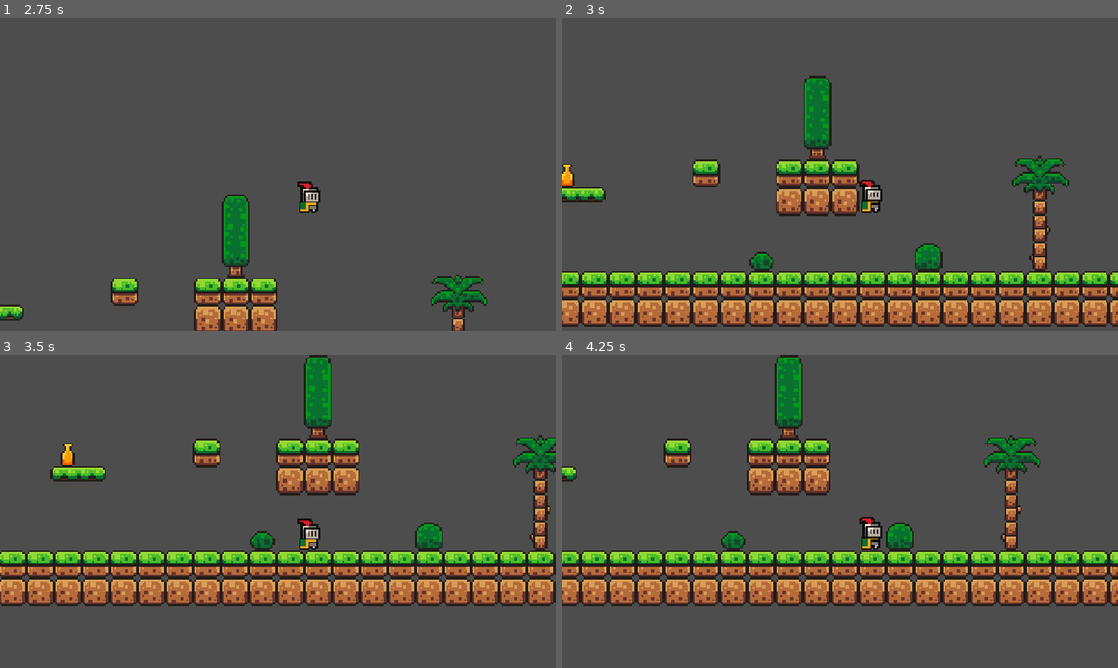
Above: before the commit, frames 1-4 (two rows, left to right).
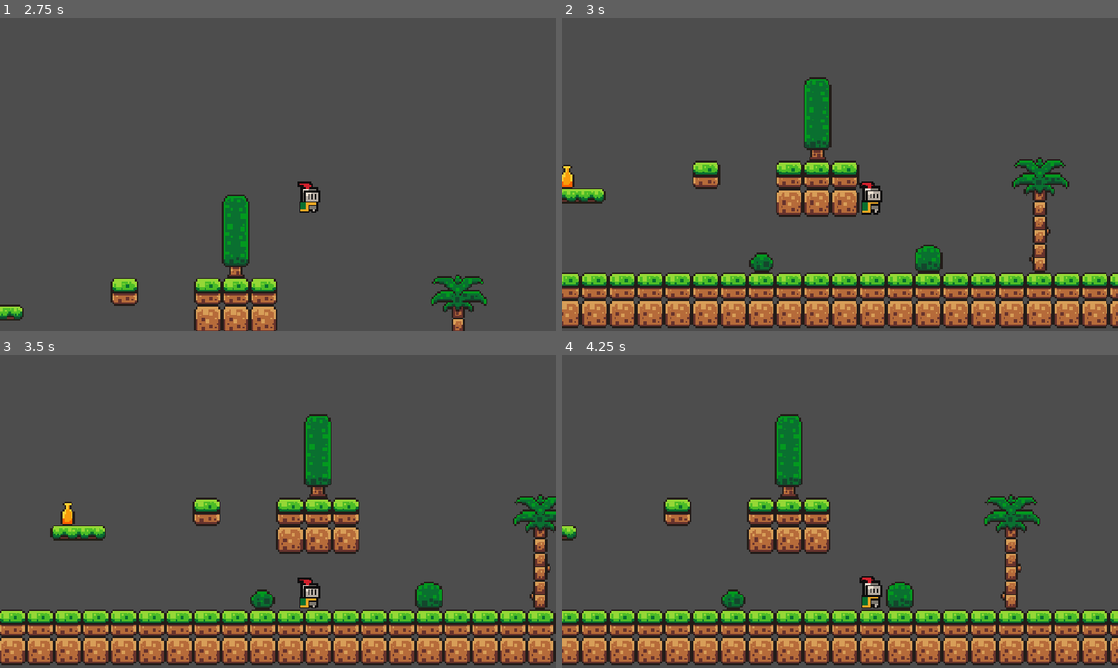
Above: after the commit, the same moments.

Repository: vsaint1/godot-platformer
Game: Godot game, scene res://scenes/main_menu.tscn
Two runs of this game, one before a commit and one after it. Both use one fixed random seed, a clock stepped at 60 frames per second and the inputs below.
Inputs:
- Up to frame 1 (2.75 s): click "Start" at 0.5 s; tap Enter at 1.25 s; hold E (interact) 1.28-2.03 s; hold D (move_right) from 1.28 s (still down); tap Space (jump) at 1.52, 2.27 s; tap Shift (sprint) at 2.1 s
- Up to frame 2 (3 s): release D (move_right) at 2.78 s; hold A (move_left) from 2.78 s (still down); hold E (interact) from 2.78 s (still down)
- Up to frame 3 (3.5 s): keep holding A (move_left); keep holding E (interact)
- Up to frame 4 (4.25 s): release A (move_left) at 3.53 s; release E (interact) at 3.53 s; hold D (move_right) from 3.53 s (still down); tap Shift (sprint) at 3.6 s; tap Space (jump) at 3.77 s

Frame 1 is identical in both runs. In frame 2, 8.1% of the frame differs, in the area x 0-100%, y 18-100%; in frame 3, 45%, in the area x 0-100%, y 0-100%; in frame 4, 44%.

Commit message:
export tile_map to camera

Diff:
--- a/scenes/main.tscn
+++ b/scenes/main.tscn
@@ -216,6 +216,9 @@
 
 [node name="Player" parent="." instance=ExtResource("2_tbgi4")]
 
+[node name="Camera" parent="Player" index="2" node_paths=PackedStringArray("map")]
+map = NodePath("../../Map")
+
 [node name="Map" type="TileMapLayer" parent="."]
 position = Vector2(0, -2)
 tile_map_data = PackedByteArray("AADt/wYAAAAAAAAAAADu/wYAAAAAAAAAAADv/wYAAAAAAAAAAADw/wYAAAAAAAAAAADx/wYAAAAAAAAAAADy/w …(3440 unchanged characters)…
@@ -240,3 +243,5 @@
 [node name="AudioStreamPlayer2D" type="AudioStreamPlayer2D" parent="."]
 stream = ExtResource("6_tefeu")
 autoplay = true
+
+[editable path="Player"]
--- a/scripts/main_camera.gd
+++ b/scripts/main_camera.gd
@@ -1,24 +1,13 @@
 extends Camera2D
 
+@export var map: TileMapLayer = null
+
 func _ready() -> void:
-	var map := _find_map()
 
-	if map:
-		var map_size = map.get_used_rect()
-		var cell_size = map.tile_set.tile_size
+	var map_size = map.get_used_rect()
+	var cell_size = map.tile_set.tile_size
 
-		limit_left = map_size.position.x * cell_size.x
-		limit_top = map_size.position.y * cell_size.y
-		limit_right = (map_size.position.x + map_size.size.x) * cell_size.x
-		limit_bottom = (map_size.position.y + map_size.size.y) * cell_size.y
-
-
-func _find_map() -> TileMap:
-	var current = get_parent()
-	while current:
-		if current.has_node("Map"):
-			var candidate = current.get_node("Map")
-			if candidate is TileMap:
-				return candidate
-		current = current.get_parent()
-	return null
+	self.limit_left = map_size.position.x * cell_size.x
+	self.limit_top = map_size.position.y * cell_size.y
+	self.limit_right = (map_size.position.x + map_size.size.x) * cell_size.x
+	self.limit_bottom = (map_size.position.y + map_size.size.y) * cell_size.y
